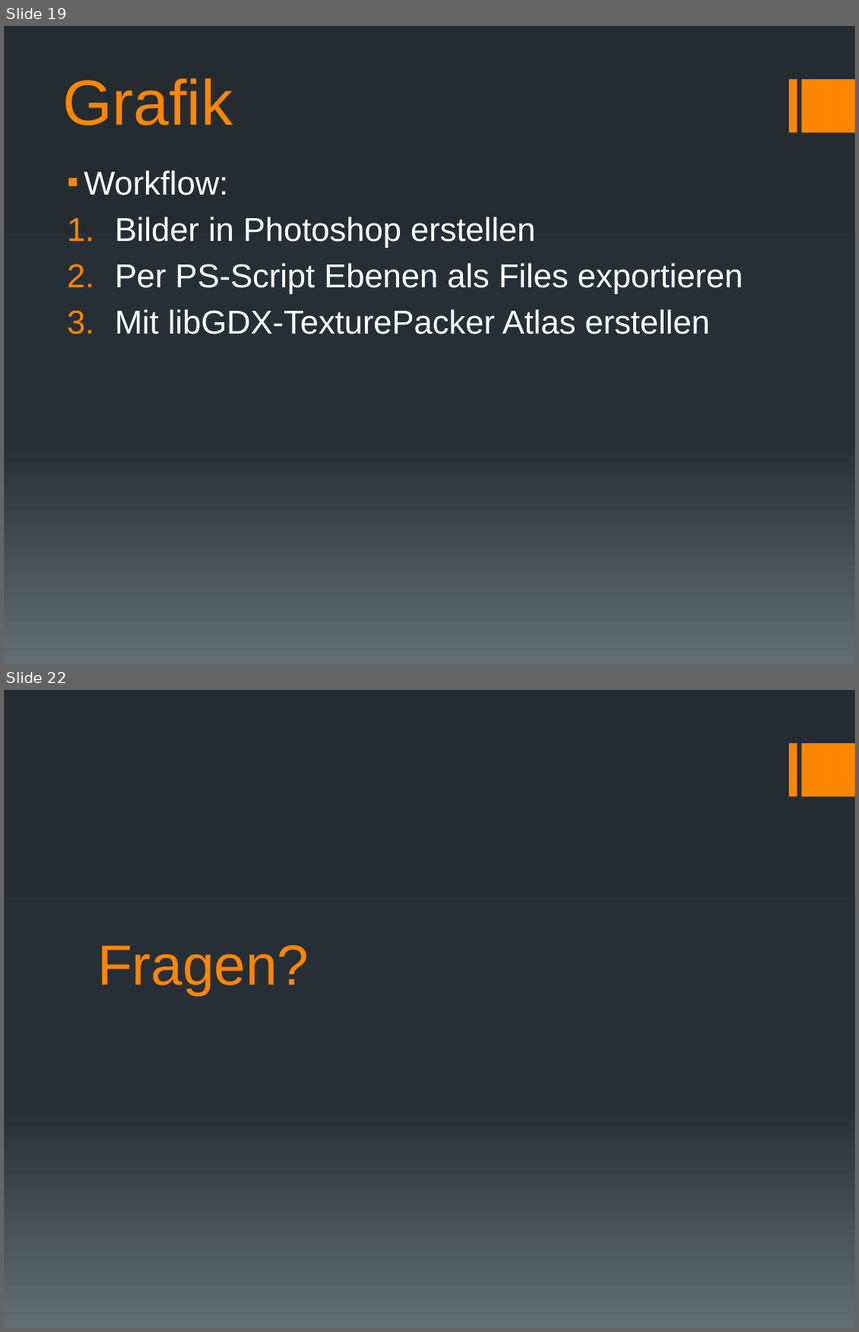
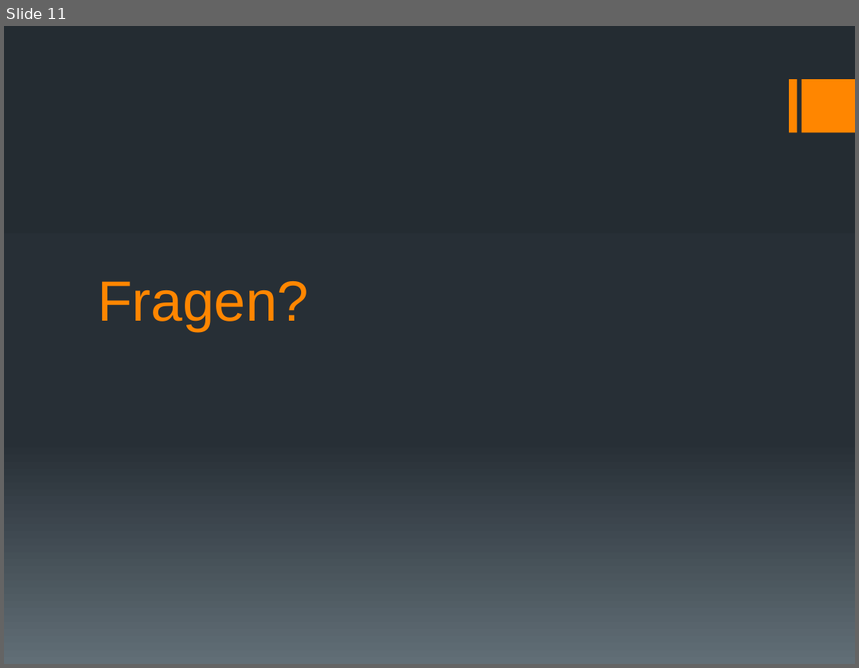
Before and after one commit to docker-apps/Docker, a slide deck: Documents/Schlusspräsentation/Schlussbericht_Präsentation_v1.pptx. Shown one above the other, each under a label of ours: slides 19 and 22 before the commit, slide 11 after it; the slides between them are not shown. The pictures are 859x1332 and 859x668 pixels, drawn with LibreOffice and Linux fonts; fonts in the diff are those of the drawing. Boxes give left, top, right and bottom in pixels: in the first picture for what was removed or moved away, otherwise in the second. Text is boxed around its words. In the diff, an @@ line names an element or a change of style, - is before the commit and + after.

```diff
--- a/Documents/Schlusspräsentation/Schlussbericht_Präsentation_v1.pptx
+++ b/Documents/Schlusspräsentation/Schlussbericht_Präsentation_v1.pptx
@@ slide 19 removed at <box>4,26,855,664</box>, background gradient #242C33 to #273037 to #636D76; not listed: 2 template elements that a slide beside it also shows @@
@@ title removed at <box>63,78,233,126</box> @@
-Grafik
@@ text removed at <box>84,170,743,335</box> @@
-▪ Workflow:
-1. Bilder in Photoshop erstellen
-2. Per PS-Script Ebenen als Files exportieren
-3. Mit libGDX-TexturePacker Atlas erstellen
@@ what was slide 22 is now slide 11 @@
```
Also in this commit, not shown: 8 slides added, 18 other slides removed, 2 other files.
